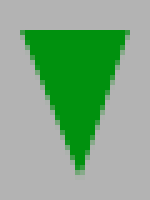
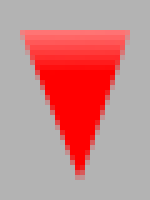
Layers edited between the first and the second 150×200 image:
painted on "Layer" over box(20, 30, 130, 180)
